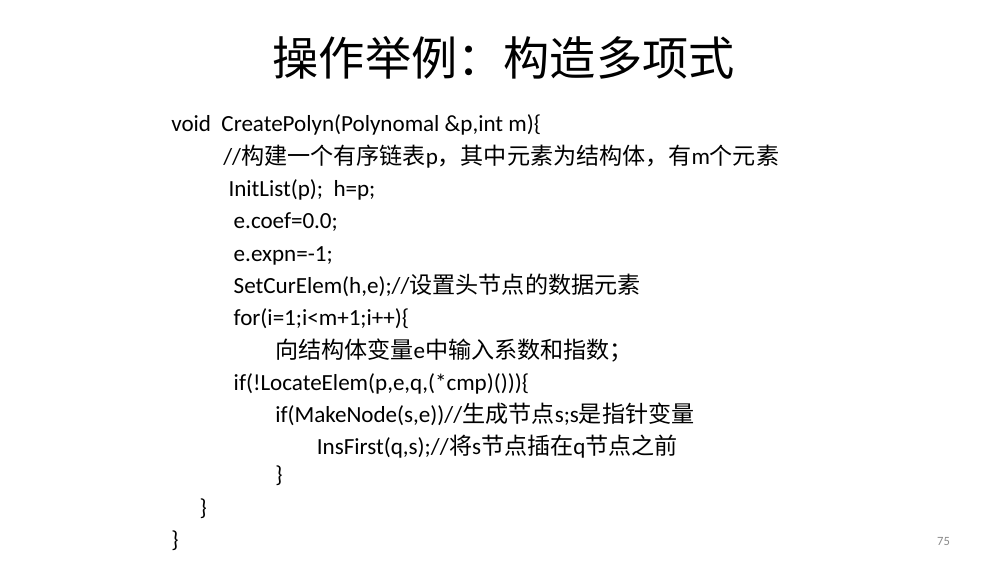
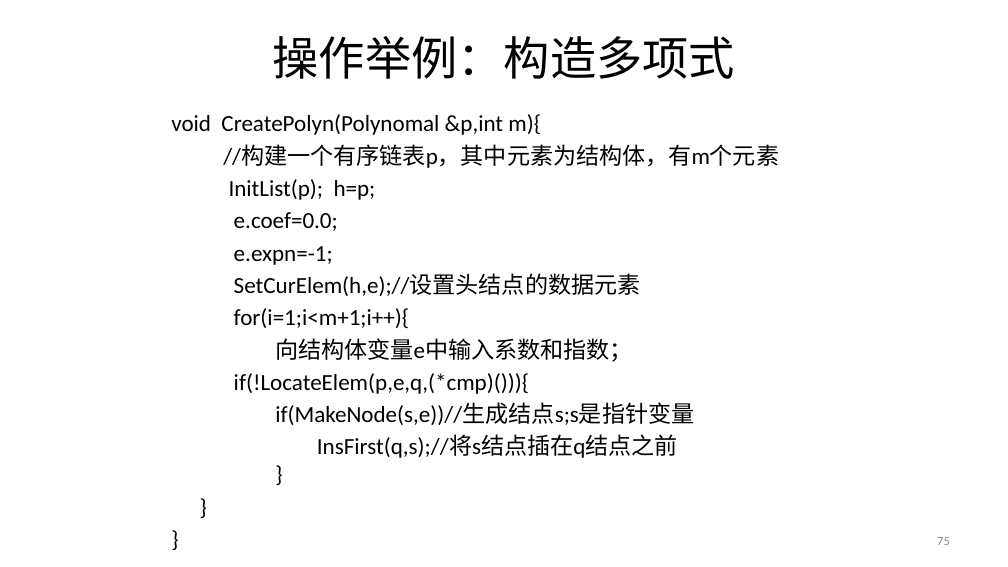
Before and after one commit to Gempittance/Data_Structur_Build, a slide deck: slide 75 of 数据结构PPT/ds2.pptx. Drawn at 1008x567 pixels with LibreOffice and Linux fonts; fonts in the diff are those of the drawing. Boxes give left, top, right and bottom in pixels: in the first picture for what was removed or moved away, otherwise in the second. Text is boxed around its words. In the diff, an @@ line names an element or a change of style, - is before the commit and + after.

```diff
--- a/数据结构PPT/ds2.pptx
+++ b/数据结构PPT/ds2.pptx
@@ text at bbox=[234, 273, 641, 296]: text changed @@
-SetCurElem(h,e);//设置头节点的数据元素
+SetCurElem(h,e);//设置头结点的数据元素
@@ text at bbox=[275, 403, 694, 458]: text changed @@
-if(MakeNode(s,e))//生成节点s;s是指针变量
-InsFirst(q,s);//将s节点插在q节点之前
-}
+if(MakeNode(s,e))//生成结点s;s是指针变量
+InsFirst(q,s);//将s结点插在q结点之前
+}
```
Also in this commit, not shown: 15 other slides changed.
